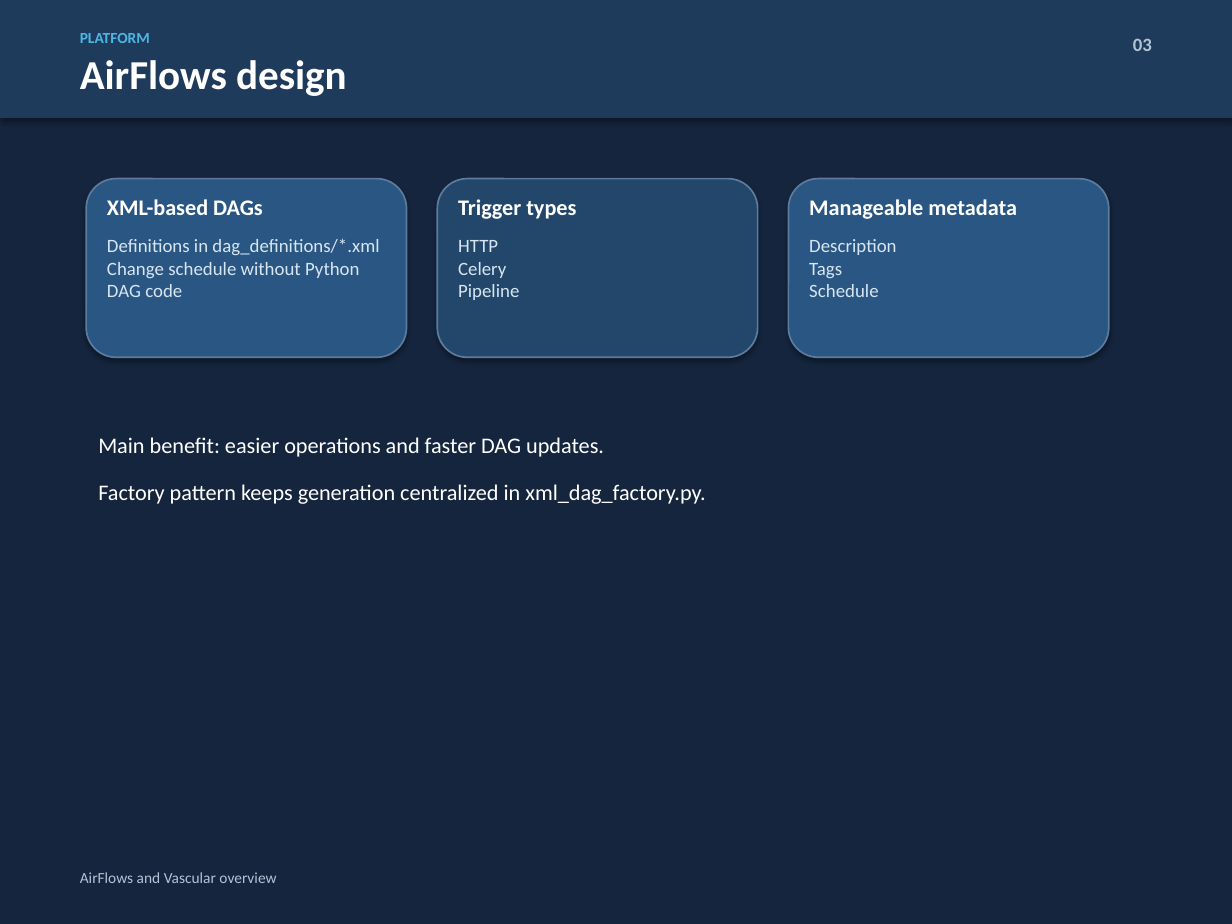
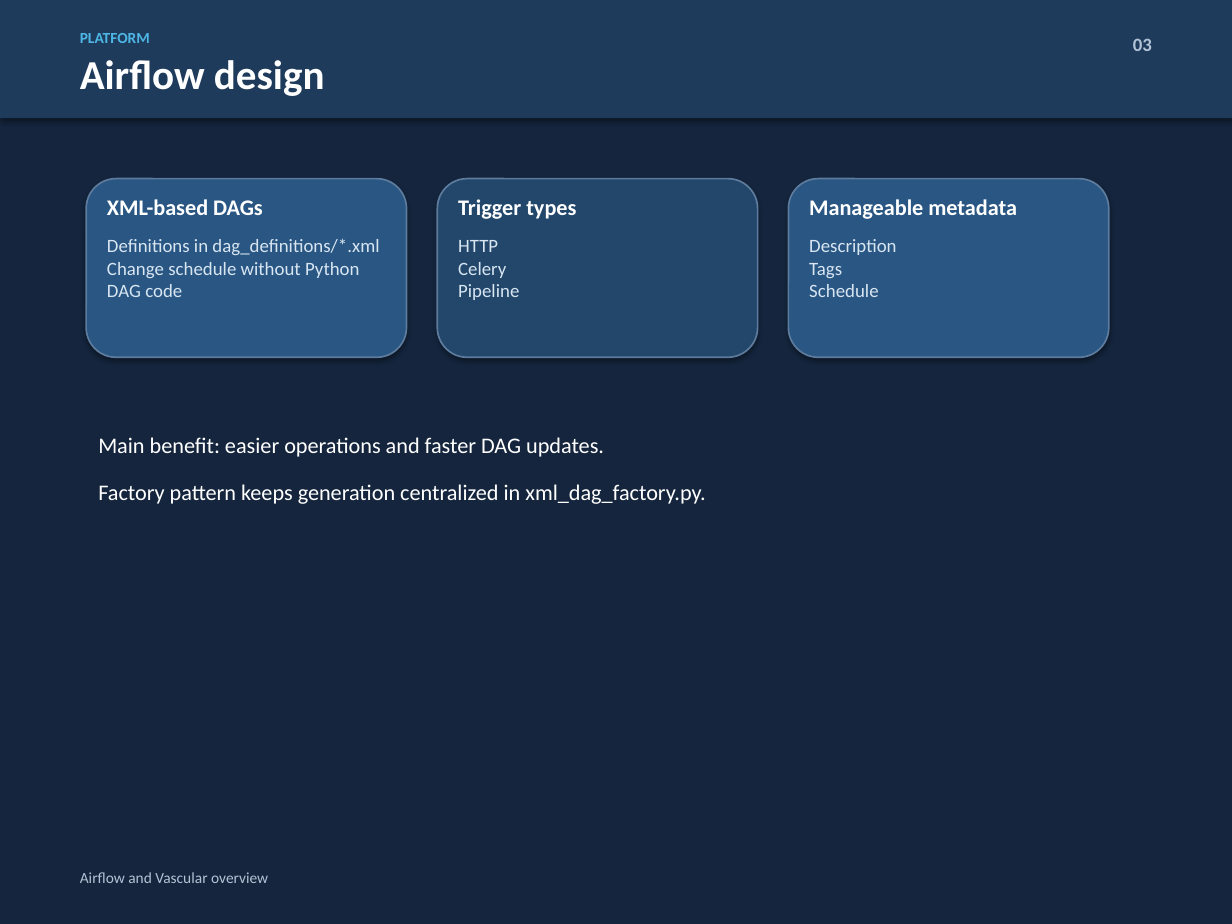
Before and after one commit to zipluxsky/vas, a slide deck: slide 4 of docs/Airflow_Vascular_Intro.pptx. Drawn at 1232x924 pixels with LibreOffice and Linux fonts; fonts in the diff are those of the drawing. Boxes give left, top, right and bottom in pixels: in the first picture for what was removed or moved away, otherwise in the second. Text is boxed around its words. In the diff, an @@ line names an element or a change of style, - is before the commit and + after.

```diff
--- a/docs/Airflow_Vascular_Intro.pptx
+++ b/docs/Airflow_Vascular_Intro.pptx
@@ text at [80, 60, 325, 96]: text changed @@
-AirFlows design
+Airflow design
@@ text at [80, 872, 268, 883]: text changed @@
-AirFlows and Vascular overview
+Airflow and Vascular overview
```
Also in this commit, not shown: 10 other slides changed, 2 slides added.
